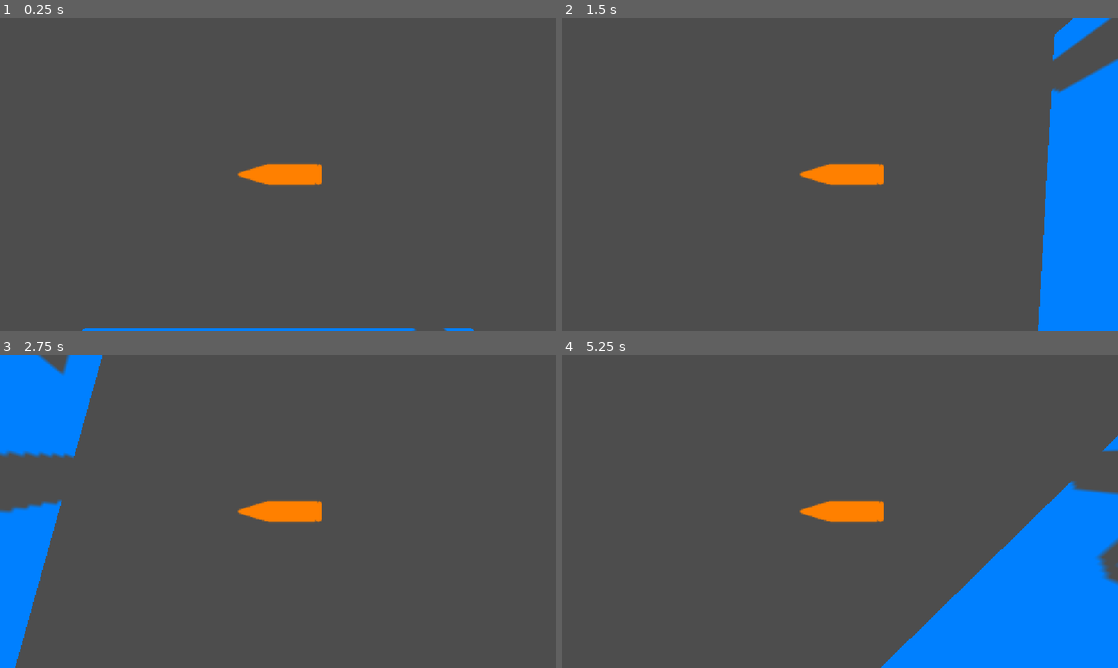
Above: before the commit, frames 1-4 (two rows, left to right).
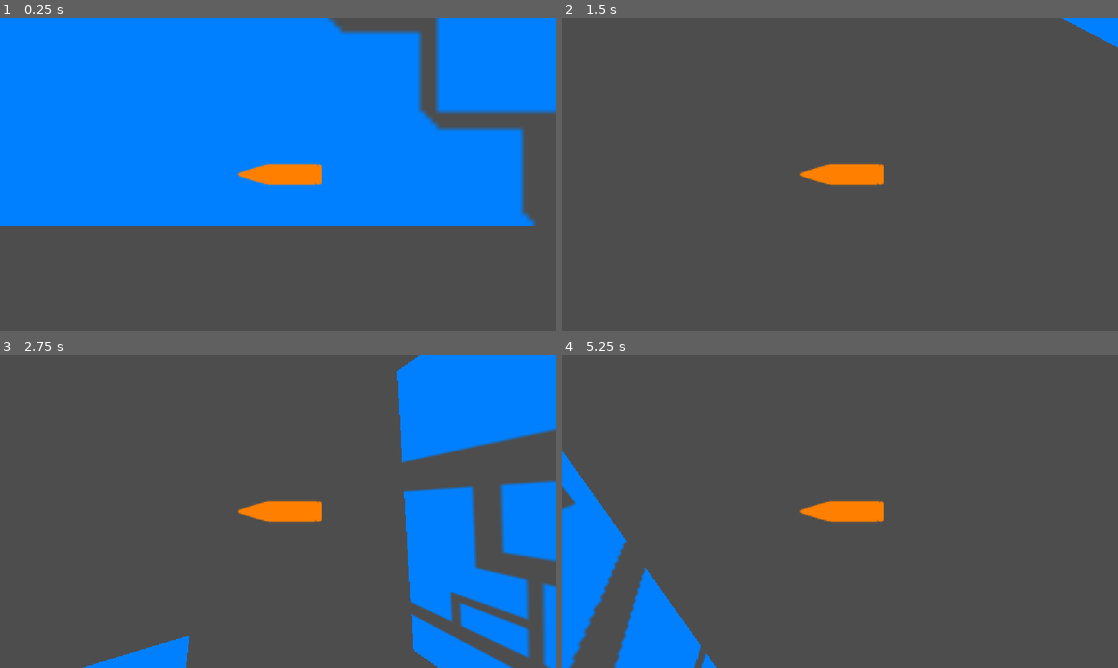
Above: after the commit, the same moments.

Repository: cyan-teal/flying-bullet-3d
Game: Godot game, scene res://scenes/game.tscn
The game is run twice, just before and just after one commit, with the same random seed, the same clock (stepped at 60 frames per second) and the same inputs.
Inputs:
- Up to frame 1 (0.25 s): no input
- Up to frame 2 (1.5 s): tap Enter at 0.5 s; hold Right (turn_right) 0.53-1.28 s; hold Down (turn_down) from 1.28 s (still down)
- Up to frame 3 (2.75 s): release Down (turn_down) at 2.03 s; hold Right (turn_right) from 2.03 s (still down)
- Up to frame 4 (5.25 s): release Right (turn_right) at 2.78 s; hold Up (turn_up) 2.78-3.53 s; hold A (turn_left) 3.53-5.03 s; hold Down (turn_down) from 5.03 s (still down)

The runs differ from the first frame. In frame 1, 62% of the frame differs, in the area x 0-100%, y 0-100%; in frame 2, 11%; in frame 3, 29%; in frame 4, 22%.

Commit message:
Move world floor further away

Diff:
--- a/flying-bullet-3d/scenes/world.tscn
+++ b/flying-bullet-3d/scenes/world.tscn
@@ -14,4 +14,4 @@
 transform = Transform3D(10, 0, 0, 0, 10, 0, 0, 0, 10, 0, 5, 3)
 
 [node name="Floor" parent="." unique_id=594788612 instance=ExtResource("2_rwgxs")]
-transform = Transform3D(50, 0, 0, 0, -2.1855694e-06, 50, 0, -50, -2.1855694e-06, 0, -7, 0)
+transform = Transform3D(50, 0, 0, 0, -2.1855694e-06, 50, 0, -50, -2.1855694e-06, 0, -45, 0)
